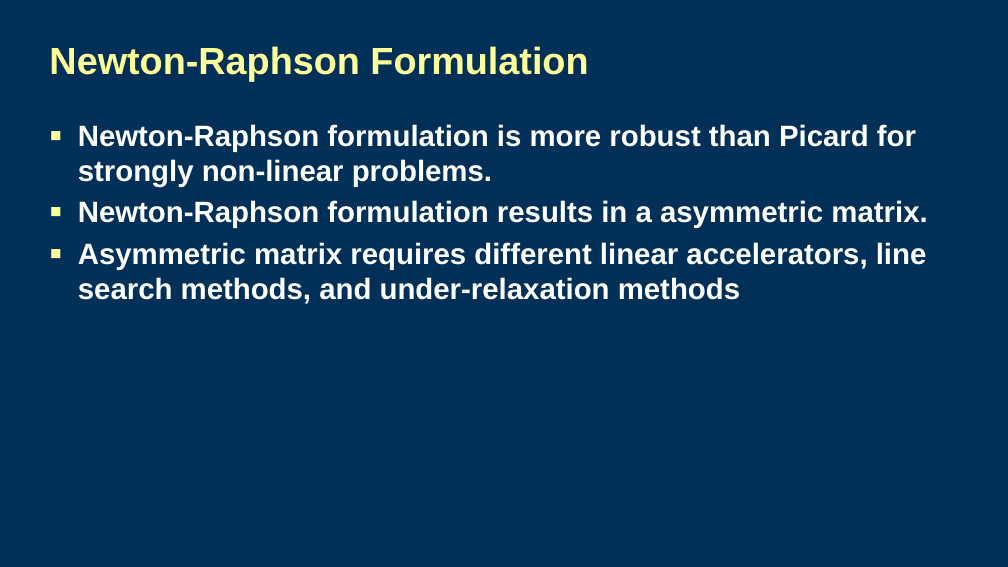
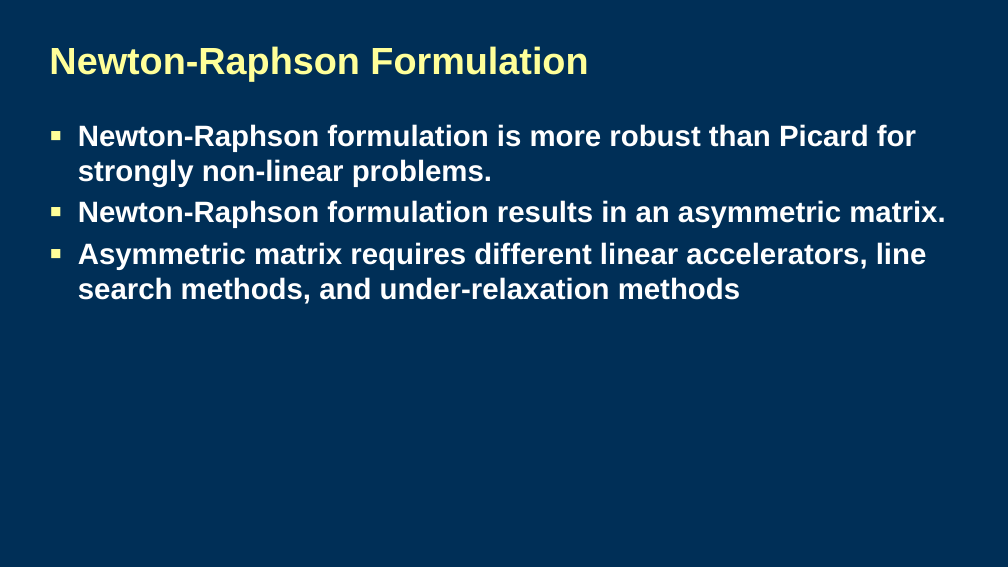
Before and after one commit to langevin-usgs/modflow-memphis-2023, a slide deck: slide 13 of lectures/Day5_6lecture_NewtonFormulation.pptx. Drawn at 1008x567 pixels with LibreOffice and Linux fonts; fonts in the diff are those of the drawing; background and template pictures are left out. Boxes give left, top, right and bottom in pixels: in the first picture for what was removed or moved away, otherwise in the second. Text is boxed around its words. In the diff, an @@ line names an element or a change of style, - is before the commit and + after.

```diff
--- a/lectures/Day5_6lecture_NewtonFormulation.pptx
+++ b/lectures/Day5_6lecture_NewtonFormulation.pptx
@@ text at [78,200,945,228]: text changed @@
-▪ Newton-Raphson formulation results in a asymmetric matrix.
+▪ Newton-Raphson formulation results in an asymmetric matrix.
```
Also in this commit, not shown: 4 other slides changed, 2 other files.
